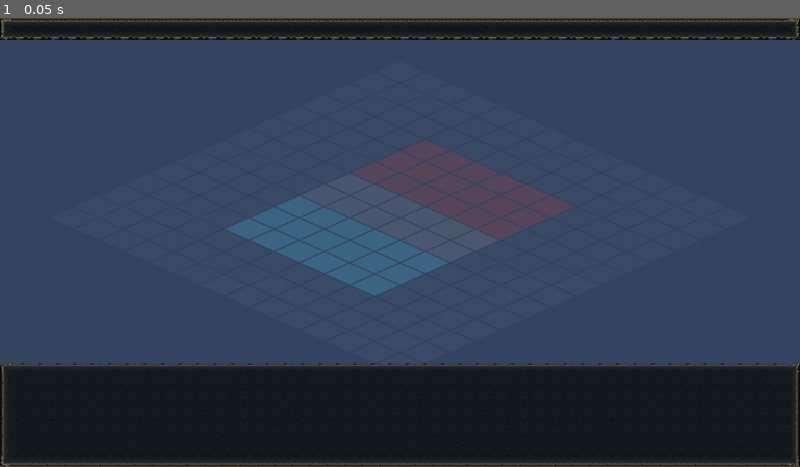
Above: before the commit, frame 1.
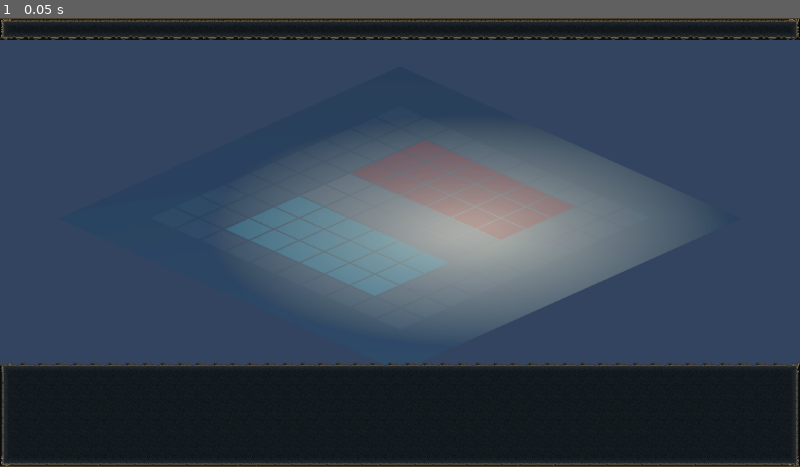
Above: after the commit, the same moment.

Repository: mbace1/piritori-eden
Game: Godot game, scene res://tests/test_battle_ui.tscn
The game is run twice, just before and just after one commit, with the same random seed, the same clock (stepped at 60 frames per second) and the same inputs. This scene is started directly instead of the project's main scene.
Inputs:
- Up to frame 1 (0.05 s): no input

The runs differ from the first frame. In frame 1, 15% of the frame differs, in the area x 32-85%, y 27-70%.

Commit message:
fix: park stage3d fight arenas; keep 2D plates
Owner: current dioramas look awful and bury fighters. Gate arena loads
behind USE_STAGE3D_ARENAS (off); cast3d stays on the slab. Hermanni and
Kattilahalli remap to nearby Era I plates until better floors exist.

Diff:
--- a/godot/scenes/battle_stage_3d.gd
+++ b/godot/scenes/battle_stage_3d.gd
@@ -26,28 +26,19 @@
 ## turned that constant into a lookup — the same shape as UNIT_BY_ROLE, and for
 ## the same reason: content names a place, code resolves it to a file, and
 ## nothing in between gets to guess.
+## Owner 2026-09-06: stage3d dioramas PARKED (awful + bury fighters).
+## Map kept empty on purpose — restore entries when Art has a STAGE_SPEC
+## floor. `?stage=` override still consults this table for art review.
 const STAGE_BY_SCENE := {
-	"scene-kallio-backyard-v01": "res://data/art/stage3d/kallio-backyard-3d-v01.glb",
-	"scene-hermanni-skatepark-v01": "res://data/art/stage3d/hermanni-skatepark-v01.glb",
-	# Named by the battle as a 3D stage rather than a 2D scene id. The game is 3D
-	# (PHASING 1.055), so a battle authored today points at the art that exists
-	# instead of at a painting that never will.
-	"stage3d-suvilahti-kattilahalli-v01": "res://data/art/stage3d/suvilahti-kattilahalli-v01.glb",
-	"scene-suvilahti-kattilahalli-v01": "res://data/art/stage3d/suvilahti-kattilahalli-v01.glb",
-	# battle-hermanni-training (era1-slice-v1.json, 2026-08-28: the skate park
-	# is placed as a real, repeatable training battle at a new `training`-only
-	# anchor) authors its `scene_asset_id` as the real registered manifest id
-	# directly, the same convention battle-kattilahalli-3v3 already uses,
-	# rather than the `scene-` alias above — without this key the lookup
-	# fell through to STAGE_FALLBACK and the training battle silently showed
-	# the wrong yard.
-	"stage3d-hermanni-skatepark-v01": "res://data/art/stage3d/hermanni-skatepark-v01.glb",
 }
 
 ## Used when a battle names a scene nothing has been built for. Unlike the unit
 ## fallback this one is quiet on purpose: a fight in the wrong yard is still a
 ## fight, where a fighter with no body is a bug you need to see.
-const STAGE_FALLBACK := "res://data/art/stage3d/kallio-backyard-3d-v01.glb"
+## Owner 2026-09-06: stage3d dioramas parked (awful + bury fighters).
+## Empty fallback — `_build_stage` must no-op when path is empty.
+const STAGE_FALLBACK := ""
+const USE_STAGE3D_ARENAS := false
 
 ## Set by DebugEntry from ?stage=, so a new arena can be walked onto without
 ## content having placed it anywhere yet. CLAUDE.md rule 6: a mode you cannot
@@ -61,6 +52,9 @@
 
 
 static func stage_path(scene_asset_id: String) -> String:
+	## Owner 2026-09-06: park dioramas unless ?stage= override is set for art review.
+	if not USE_STAGE3D_ARENAS and stage_override == "":
+		return ""
 	if stage_override != "":
 		return String(STAGE_BY_SCENE.get(stage_override, STAGE_FALLBACK))
 	return String(STAGE_BY_SCENE.get(scene_asset_id, STAGE_FALLBACK))
@@ -319,7 +313,11 @@
 
 func _build_stage() -> void:
 	var stage := stage_path(scene_asset_id)
-	if not ResourceLoader.exists(stage):
+	if stage == "" or not ResourceLoader.exists(stage):
+		# Parked dioramas: 2D plate stays visible in formation_battle; cast
+		# still stands on the default slab sized from `_arena_half`.
+		_build_ground_fill()
+		_fit_board()
 		return
 	var a := (load(stage) as PackedScene).instantiate()
 	a.scale = Vector3(5.4, 5.4, 5.4)
Not shown, changed: QUEUE.md
Not shown, changed: VERSIONS.md
Not shown, changed: web/js/v3/app.js
Not shown, changed: web/js/v3/render3d.js
